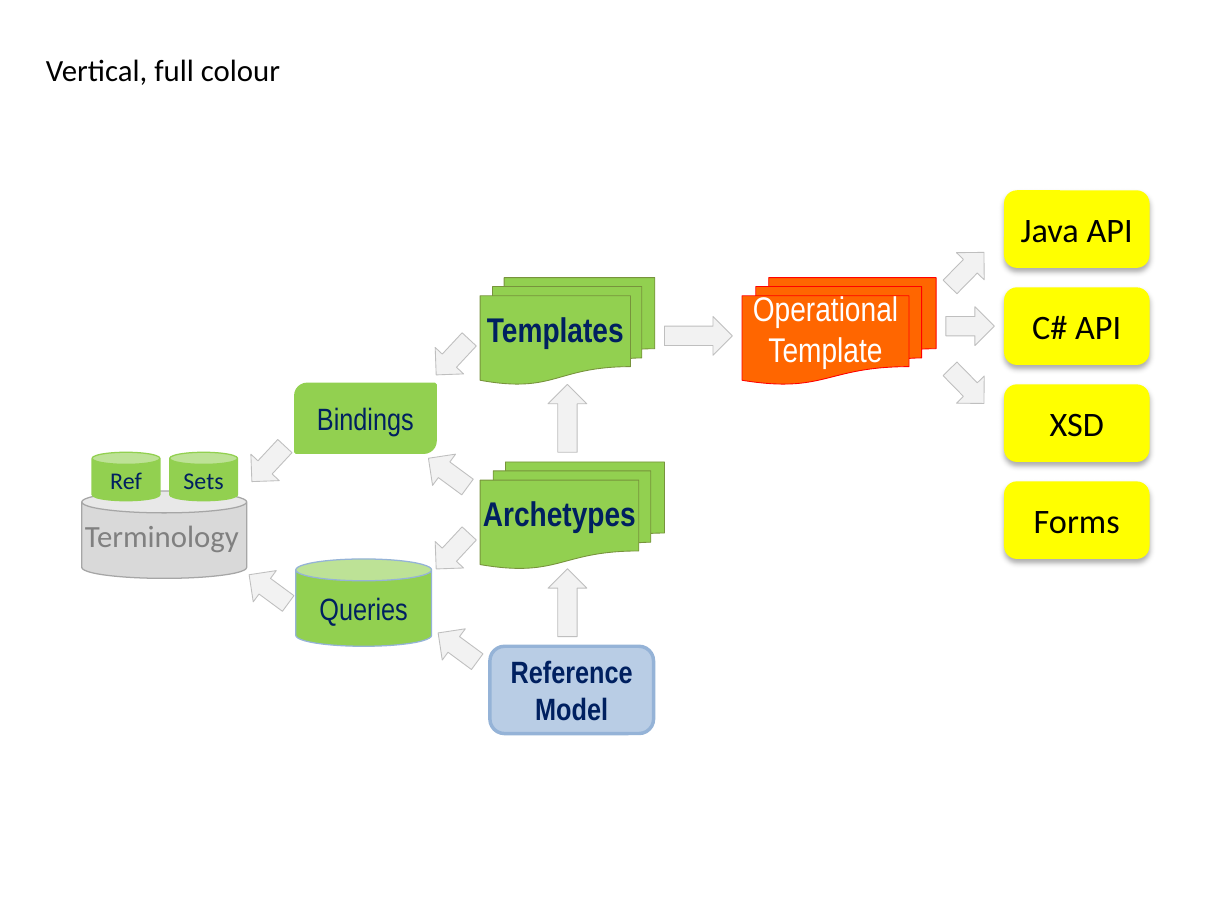
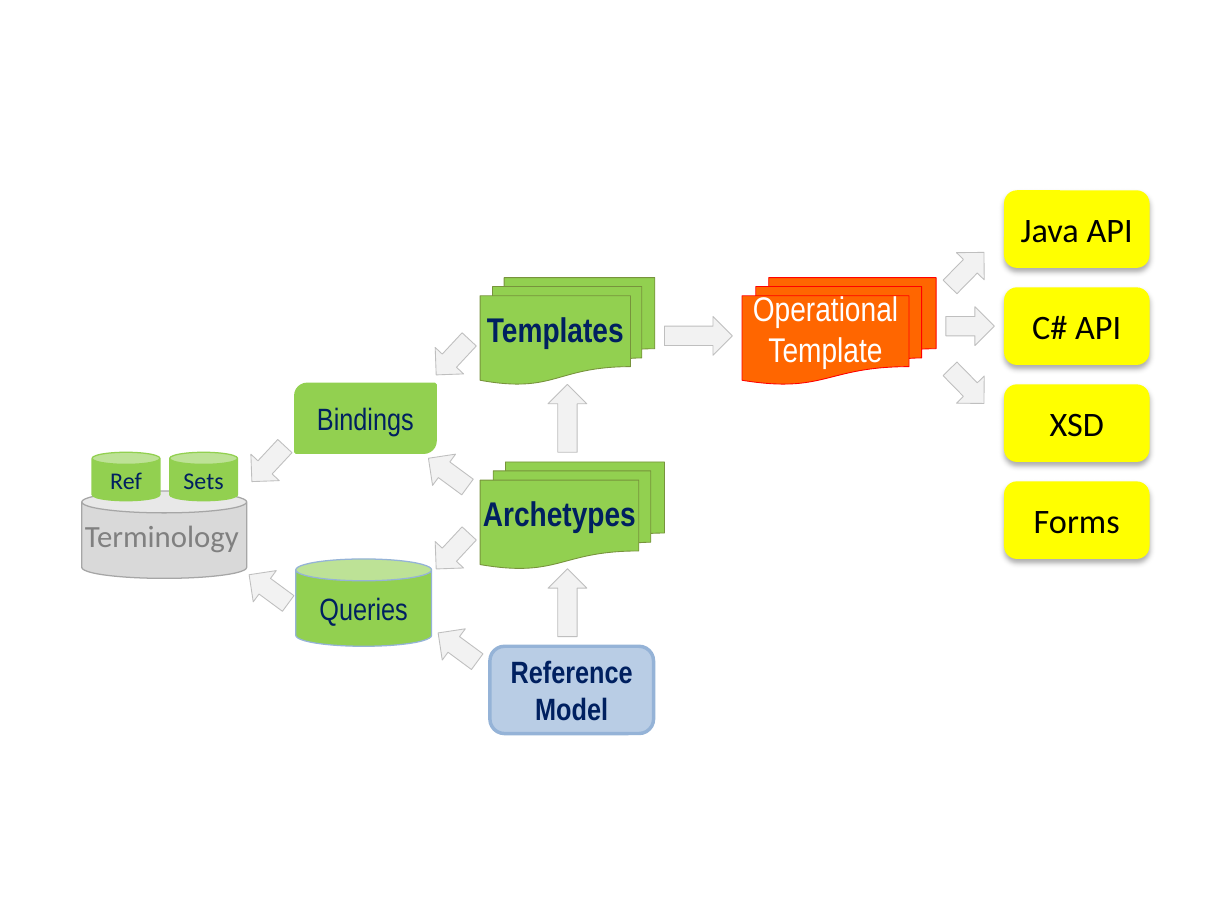
Before and after one commit to openEHR/openehr-website-php, a slide deck: slide 9 of files/diagrams/openEHR-diagrams.pptx (slide 15 before the commit). Drawn at 1232x924 pixels with LibreOffice and Linux fonts; fonts in the diff are those of the drawing. Boxes give left, top, right and bottom in pixels: in the first picture for what was removed or moved away, otherwise in the second. Text is boxed around its words. In the diff, an @@ line names an element or a change of style, - is before the commit and + after.

```diff
--- a/files/diagrams/openEHR-diagrams.pptx
+++ b/files/diagrams/openEHR-diagrams.pptx
@@ text removed at (x1=46, y1=59, x2=280, y2=85) @@
-Vertical, full colour
```
Also in this commit, not shown: 6 other slides changed, 4 slides added, 9 slides removed, 3 other files.
